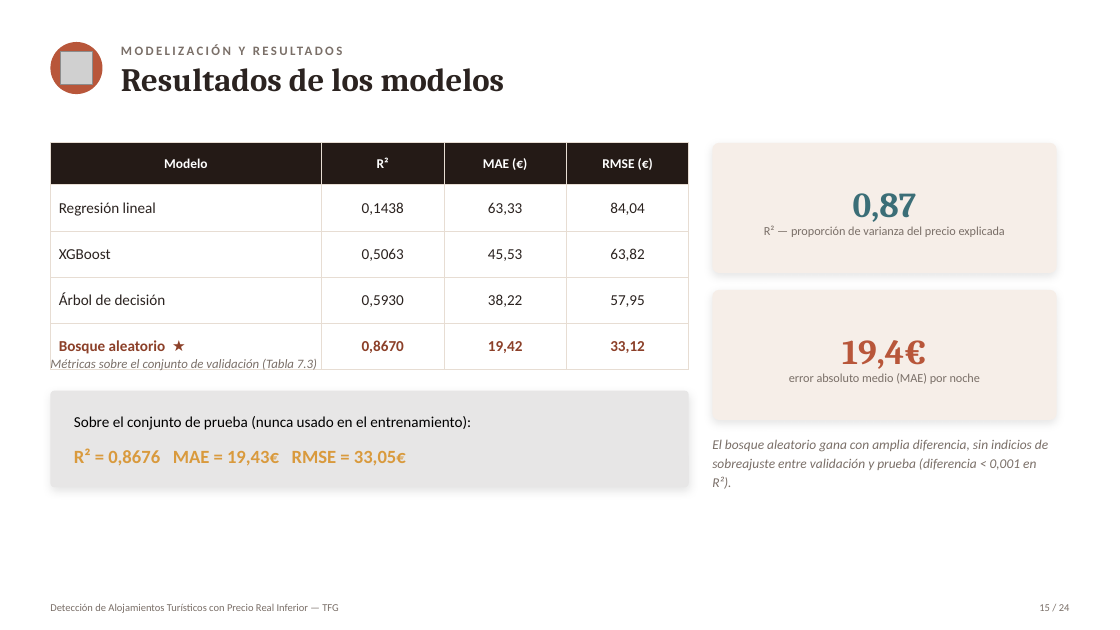
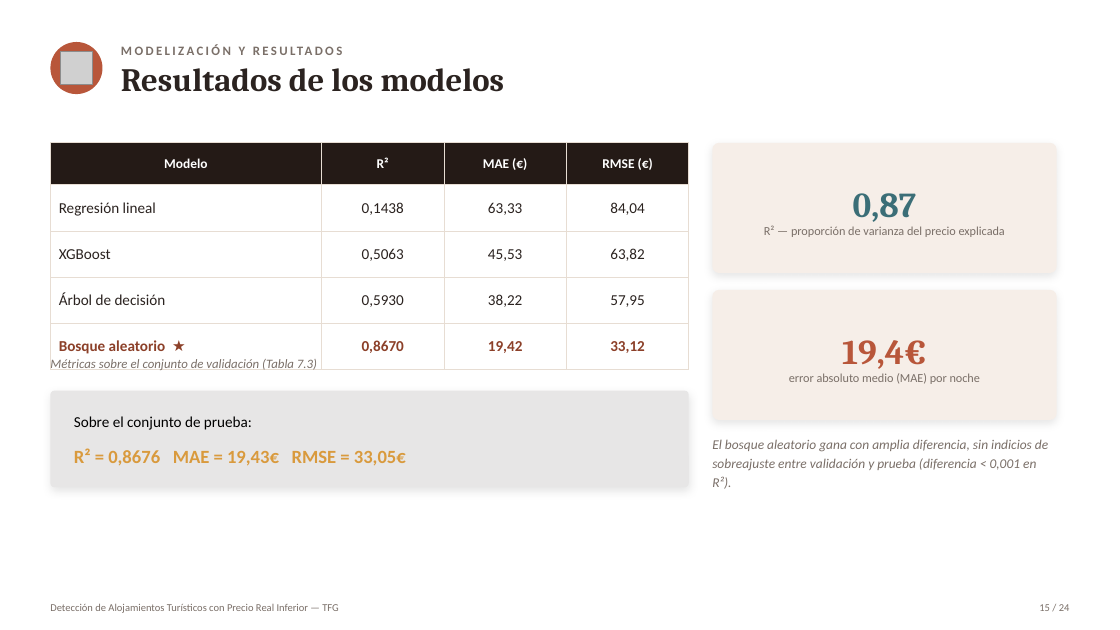
Before and after one commit to Marjimleo3/TFG, a slide deck: slide 15 of TFG_Chollos/Presentacion_Defensa_TFG.pptx. Drawn at 1120x630 pixels with LibreOffice and Linux fonts; fonts in the diff are those of the drawing; grey boxes stand for pictures. Boxes give left, top, right and bottom in pixels: in the first picture for what was removed or moved away, otherwise in the second. Text is boxed around its words. In the diff, an @@ line names an element or a change of style, - is before the commit and + after.

Commit message:
clean: Más grande el corrplot, eliminamos "nunca antes usado) en slice 15, eliminamos en slice 21 "(producción)" y retocamos colores, y estilizamos despedida a color claro

```diff
--- a/TFG_Chollos/Presentacion_Defensa_TFG.pptx
+++ b/TFG_Chollos/Presentacion_Defensa_TFG.pptx
@@ text at (74,416,252,430): text changed @@
-Sobre el conjunto de prueba (nunca usado en el entrenamiento):
+Sobre el conjunto de prueba:
```
Also in this commit, not shown: 5 other slides changed.
